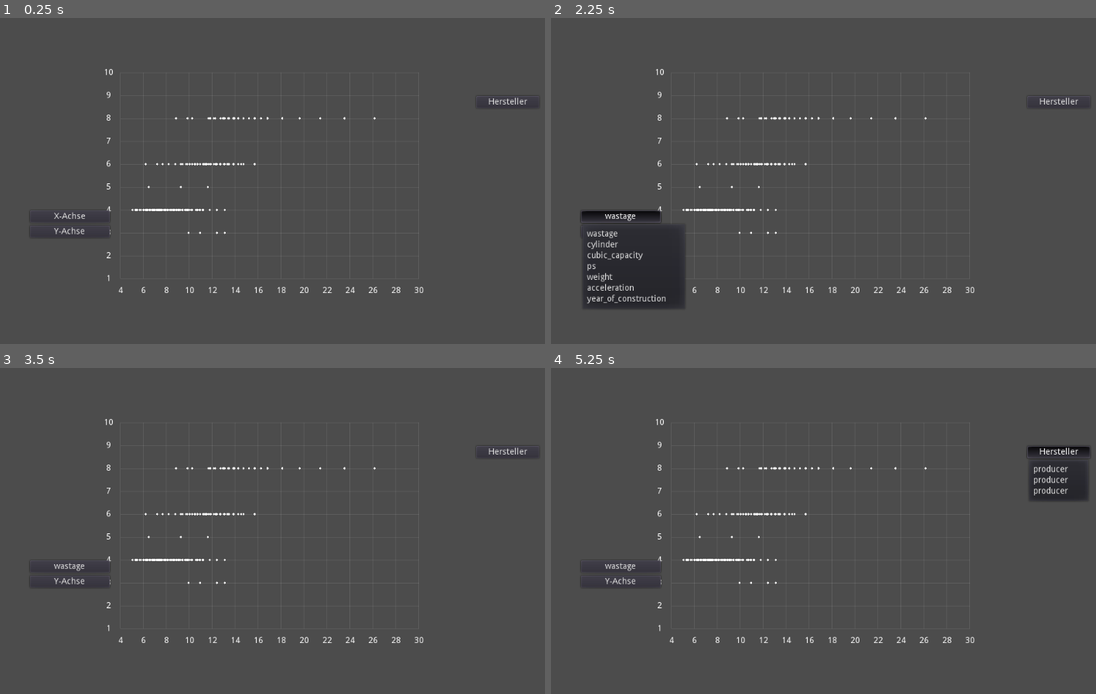
Above: before the commit, frames 1-4 (two rows, left to right).
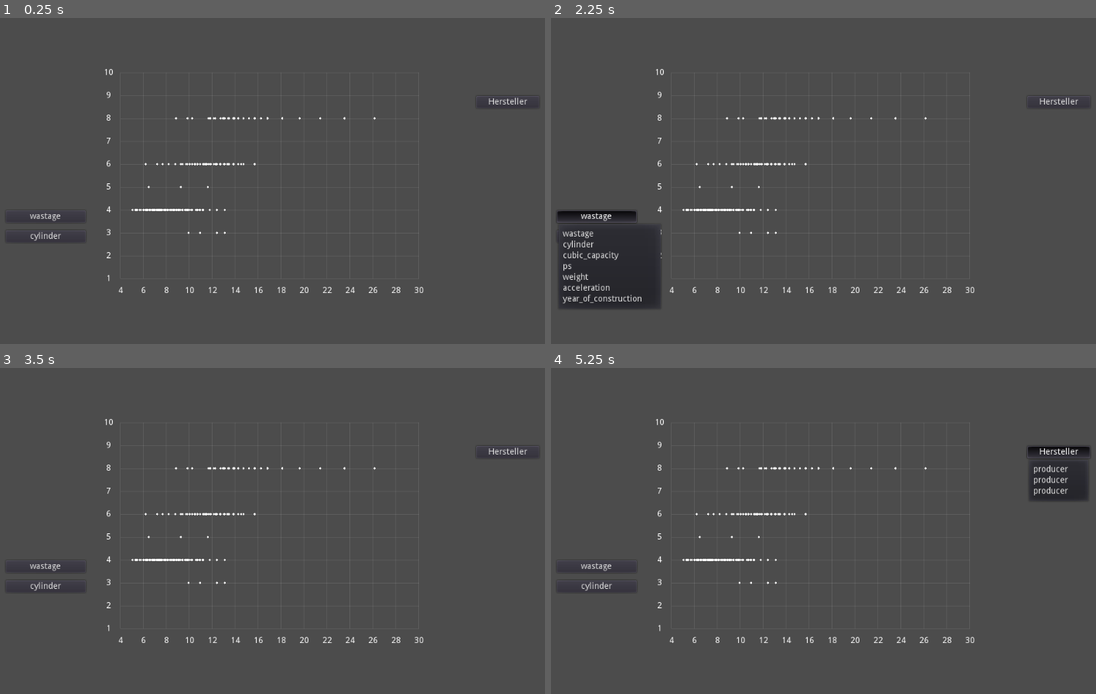
Above: after the commit, the same moments.

Repository: nevs-devs/cars
Game: Godot game, scene res://Main.tscn
Same seed, same stepped clock (60 frames per second), same inputs: the game is played once before the commit and once after it.
Inputs:
- Up to frame 1 (0.25 s): no input
- Up to frame 2 (2.25 s): click "X-Achse" (after the commit: "wastage") at 0.5 s; click "Y-Achse" (after the commit: "cylinder") at 1.25 s; click "wastage" at 2 s
- Up to frame 3 (3.5 s): click "Hersteller" at 2.75 s
- Up to frame 4 (5.25 s): click "wastage" at 3.5 s; click "Y-Achse" (after the commit: "cylinder") at 4.25 s; click "Hersteller" at 5 s

The runs differ from the first frame. In frame 1, 0.3% of the frame differs, in the area x 1-21%, y 58-69%; in frame 2, 2.9%, in the area x 1-25%, y 58-90%; in frame 3, 0.3%; in frame 4, 0.3%.

Commit message:
enter preselected chooser

Diff:
--- a/Main.gd
+++ b/Main.gd
@@ -103,6 +103,8 @@
 		index += 1
 	$XAxisChooser.get_popup().connect('id_pressed', self, '_on_x_axis_changed')
 	$YAxisChooser.get_popup().connect('id_pressed', self, '_on_y_axis_changed')
+	_on_x_axis_changed(0)
+	_on_y_axis_changed(1)
 
 	index = 0
 	for option in SelectOptions:
--- a/Main.tscn
+++ b/Main.tscn
@@ -10,9 +10,9 @@
 position = Vector2( 512, 300 )
 
 [node name="XAxisChooser" type="MenuButton" parent="."]
-margin_left = 115.0
+margin_left = 75.0
 margin_top = 358.0
-margin_right = 247.0
+margin_right = 207.0
 margin_bottom = 378.0
 text = "X-Achse"
 flat = false
@@ -21,10 +21,10 @@
 }
 
 [node name="YAxisChooser" type="MenuButton" parent="."]
-margin_left = 115.0
-margin_top = 383.0
-margin_right = 247.0
-margin_bottom = 403.0
+margin_left = 75.0
+margin_top = 391.0
+margin_right = 207.0
+margin_bottom = 411.0
 text = "Y-Achse"
 flat = false
 __meta__ = {
